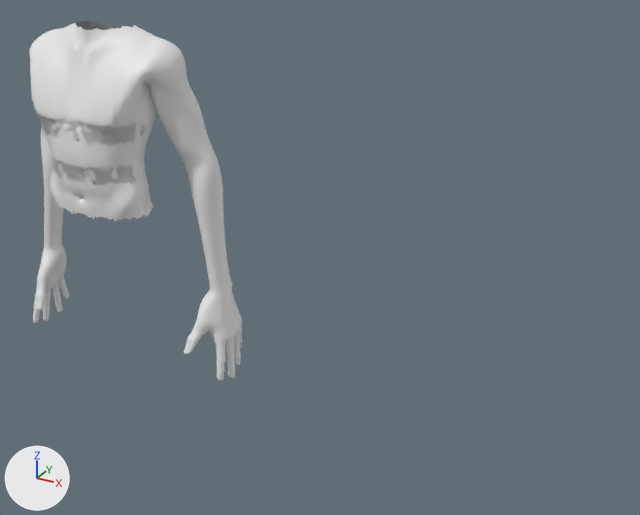
One commit to the glTF model hum.glb: the scene before it, then after it.
Camera for both pictures: a 50 mm lens placed at (1.25, -1.374, 1.639), pointed at (0.481, 0.023, 0.94). The axes (+X, +Y, +Z) are drawn at lower left. The lights are the same throughout.

In view in the first picture: 'HumanBody'.
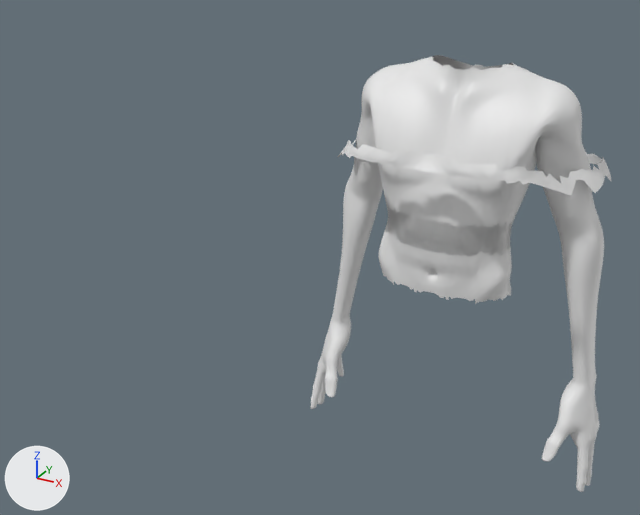
The newer file adds a shape key; the second version is drawn at full value of the shape key 'Body' of 'HumanBody.003', and the change is written as the vertex moves it makes.

Location of each change, (x1, y1, x2, y2) in pixels of the pictures (640 x 515 px):
'HumanBody', moved: before (29, 20, 242, 381); after (310, 55, 604, 492)
'HumanBody.003', added: after (338, 140, 611, 195)

The change, as a list of edits to the scene's bpy script:
```text
Add me_body_modeling_material_0_010:
    me_body_modeling_material_0_010.from_pydata(...)  # 501 vertices, 701 faces; spans x -0.232..0.233, y -0.175..0.162, z 1.156..1.246
    me_body_modeling_material_0_010.materials.append(mat_skinmaterial)  # white #e7e7e7
Change ob_humanbody:
    ob_humanbody.location: (0.0, 0.0, 0.0) -> (0.769, 0.0, 0.0)
Add ob_humanbody_003:
    ob_humanbody_003 = bpy.data.objects.new('HumanBody.003', me_body_modeling_material_0_010)
    ob_humanbody_003.location = (0.769, 0.0, 0.0)
```
